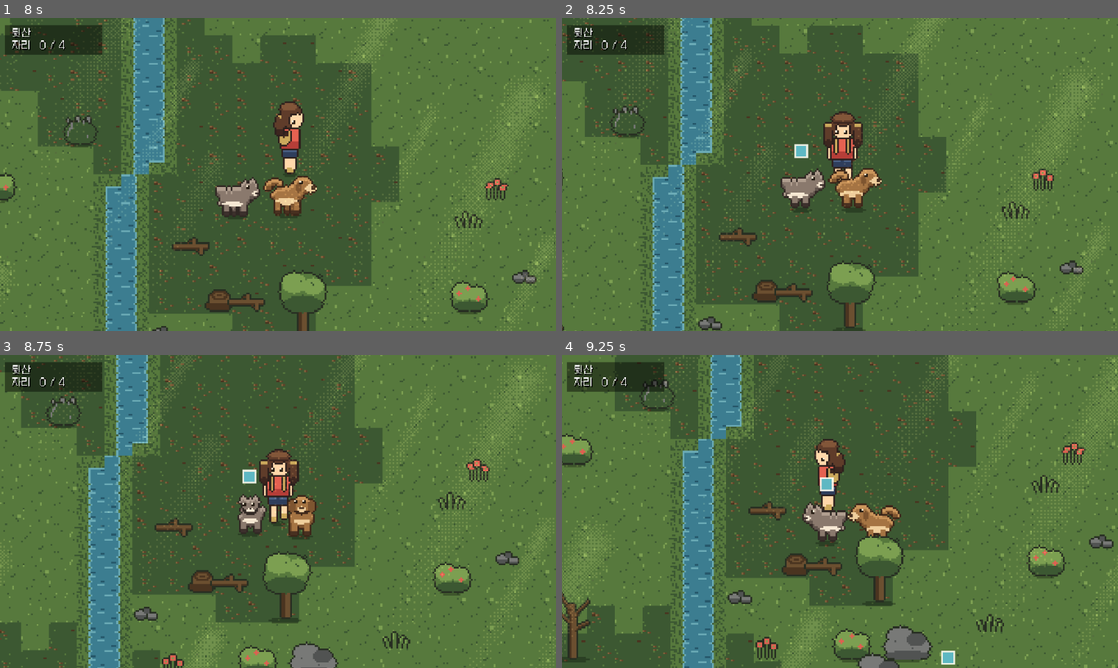
Above: before the commit, frames 1-4 (two rows, left to right).
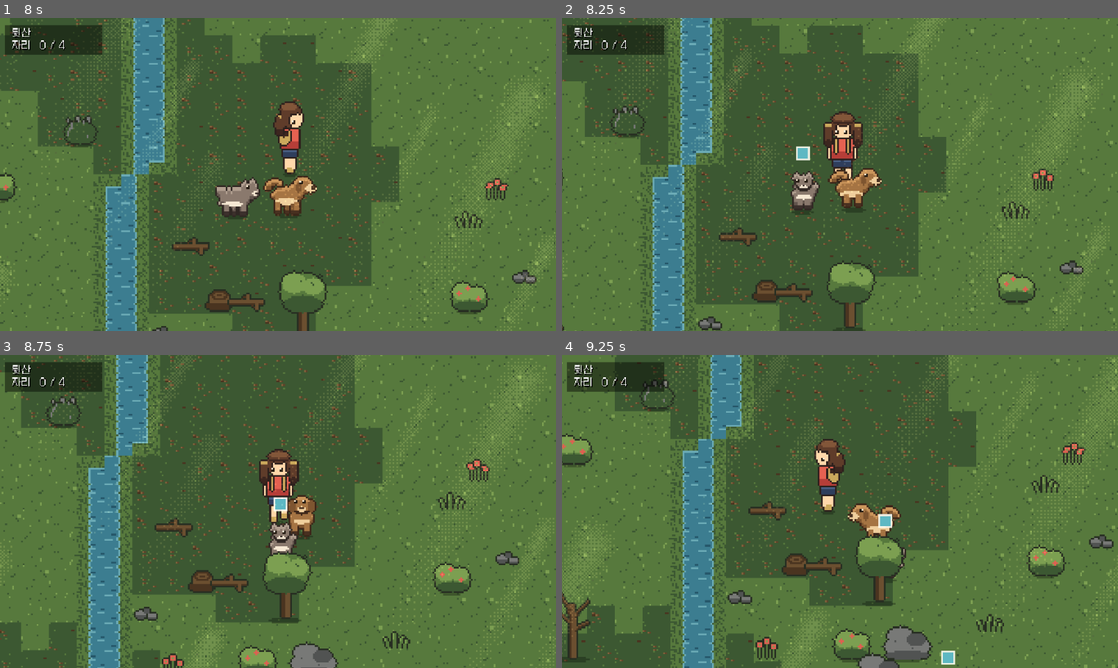
Above: after the commit, the same moments.

Repository: MarcLJLee/everden
Game: Godot game, scene res://scenes/field/Field.tscn
Same seed, same stepped clock (60 frames per second), same inputs: the game is played once before the commit and once after it. This scene is started directly instead of the project's main scene.
Inputs (mouse positions are in pixels of both pictures, inside the frame that each line leads up to):
- Up to frame 1 (8 s): tap Enter (open_menu) at 0.5 s; move the mouse to (400, 158) at 0.52 s; hold D (move_right) 0.53-1.28 s; hold Space (interact) 0.53-1.28 s; click (400, 158) at 0.67 s; move the mouse to (166, 190) at 1.27 s; hold S (move_down) 1.28-2.03 s; tap Space (interact) every 1.5 s from 1.35 to 7.35 s; move the mouse to (333, 105) at 2.02 s; hold D (move_right) 2.03-2.78 s; hold Space (interact) 2.03-2.78 s; move the mouse to (250, 237) at 2.77 s; hold W (move_up) 2.78-3.53 s; click (250, 237) at 2.92 s; move the mouse to (444, 221) at 3.52 s; hold Space (interact) 3.53-4.28 s; hold A (move_left) 3.53-5.03 s; move the mouse to (111, 127) at 4.27 s; move the mouse to (305, 174) at 5.02 s; hold S (move_down) 5.03-5.78 s; hold Space (interact) 5.03-5.78 s; click (305, 174) at 5.17 s; move the mouse to (194, 96) at 5.77 s; hold D (move_right) 5.78-6.53 s; move the mouse to (400, 158) at 6.52 s; hold W (move_up) 6.53-7.28 s; hold Space (interact) 6.53-7.28 s; move the mouse to (166, 190) at 7.27 s; hold D (move_right) from 7.28 s (still down); click (166, 190) at 7.42 s
- Up to frame 2 (8.25 s): move the mouse to (895, 105) at 8.02 s; release D (move_right) at 8.03 s; hold S (move_down) from 8.03 s (still down); hold Space (interact) from 8.03 s (still down)
- Up to frame 3 (8.75 s): keep holding S (move_down); keep holding Space (interact)
- Up to frame 4 (9.25 s): move the mouse to (812, 574) at 8.77 s; release S (move_down) at 8.78 s; release Space (interact) at 8.78 s; hold A (move_left) from 8.78 s (still down); tap Space (interact) at 8.85 s

Frame 1 is identical in both runs. In frame 2, 0.7% of the frame differs, in the area x 39-48%, y 40-63%; in frame 3, 1.1%, in the area x 42-54%, y 36-64%; in frame 4, 0.9%.

Commit message:
유도의 방향을 동료의 몸이 말한다 (BRIEF §4.5 ★ v3.16)
화면 가장자리 화살표를 그리지 않는다 — 그건 게임이 알려주는 것이지 세계의
사건이 아니다. 동료가 잡은 쪽으로 앞장서고 거기서 꼬리를 흔든다. 그걸 보고
아이가 따라간다. 방향에 안 쓴 예산이 이 모션으로 왔다.

동료마다 자기가 잡은 것을 안다 — 개는 저쪽 너구리를, 고양이는 이쪽 청설모를
잡고 있을 수 있다. 종을 보지 않는다: 고양이도 같은 방식으로 간다.

줄에 매인 것처럼 굴게 했다. 안 그러면 혼자 화면 밖으로 달려가고 그건 유도가
아니라 이별이다. 줄 끝에서 딱 붙여 세운다 — 지나쳤다 돌아오기를 반복하면
특징 동작이 아예 안 나온다(서 있을 때만 재생된다).

회귀가 두 번 깜빡였다. 하나는 움직인 결과를 재서 앞선 판정의 걸음이 섞였고,
하나는 감각이 겨우 닿는 거리에 대상을 둬서 날씨에 흔들렸다. 목표를 직접 재고
조건을 못 박았다. 378개, 5회 연속 동일.

Diff:
--- a/scripts/field/Field.gd
+++ b/scripts/field/Field.gd
@@ -290,21 +290,50 @@
 	return out
 
 
-func _follow_player(_delta: float) -> void:
+## 동료는 평소에 따라오고, **무언가를 잡으면 그쪽으로 앞장선다.**
+##
+## ★ **유도의 방향은 몸이 말한다** (BRIEF §4.5 ★ v3.16). 화면 가장자리 화살표를
+##   그리지 않는다 — 그건 게임이 알려주는 것이지 세계의 사건이 아니다.
+##   개가 그쪽으로 당기는 것을 보고 아이가 따라가는 것, 그게 유도다.
+## ★ 도착하면 **거기서 꼬리를 흔든다** — 특징 동작은 서 있을 때만 나온다.
+##   걸어가는 동안 흔들면 그건 이동이지 "여기야" 가 아니다.
+## ★ **줄에 매인 것처럼 굴어야 한다.** 앞장서되 플레이어에게서 `lead_leash` 만큼만
+##   멀어진다. 그 끝에서 멈춰 돌아본다 — 아이가 따라오면 그만큼 더 간다.
+##   안 그러면 개가 혼자 화면 밖으로 달려가고, 그건 유도가 아니라 이별이다.
+func _follow_player(delta: float) -> void:
 	var active := _active_companions()
+	var leash := tuning.lead_leash * tuning.tile_size
 	for index in active.size():
 		var companion: Actor = active[index]
 		var lateral := tuning.tile_size * 0.9 * (1.0 if index % 2 == 0 else -1.0)
 		var goal := player.position + Vector2(lateral, tuning.follow_distance * tuning.tile_size)
+		goal = lead_goal(companion, goal)
 		var to_goal := goal - companion.position
 		var distance := to_goal.length()
-		if distance < 4.0:
+		companion.speed_tiles = minf(
+			tuning.move_speed * tuning.companion_speed_scale,
+			distance / tuning.tile_size * 2.5)
+		# ⚠️ 한 걸음 안쪽이면 **딱 붙여 세운다.** 지나쳤다 돌아오기를 반복하면
+		#    줄 끝에서 부르르 떨고, 멈춰야 나오는 **꼬리 흔들기가 안 나온다**
+		#    (특징 동작은 서 있을 때만 재생된다).
+		var step := companion.speed_tiles * companion.move_scale * tuning.tile_size * delta
+		if distance <= maxf(step, 2.0):
+			companion.position = goal
 			companion.move_vector = Vector2.ZERO
 		else:
 			companion.move_vector = to_goal.normalized()
-			companion.speed_tiles = minf(
-				tuning.move_speed * tuning.companion_speed_scale,
-				distance / tuning.tile_size * 2.5)
+
+
+## 이 동료가 가려는 자리. 잡은 게 있으면 **그쪽으로, 줄 길이까지만.**
+## ⚠️ 따로 뺀 이유는 회귀가 이걸 직접 재기 위해서다 — 움직인 결과를 재면
+##    다른 판정이 남긴 걸음이 섞여 들어와 값이 깜빡인다.
+func lead_goal(companion: Actor, resting: Vector2) -> Vector2:
+	var hit: GuideSystem.Hit = guide.leads.get(companion)
+	if hit == null:
+		return resting
+	var toward: Vector2 = hit.animal.position - player.position
+	var far: float = minf(toward.length(), tuning.lead_leash * tuning.tile_size)
+	return player.position + toward.normalized() * far
 
 
 func _sync_companion_visibility() -> void:
--- a/scripts/field/GuideSystem.gd
+++ b/scripts/field/GuideSystem.gd
@@ -15,6 +15,12 @@
 ## 이번 프레임에 어떤 대상이 어떤 감각으로 잡혔는가. 대상 → {senses, clue}
 ## 유도 아이콘은 가장 가까운 하나만 쓰지만, 무엇이 보이는지는 전부를 봐야 정해진다.
 var detections := {}
+
+## 동료마다 지금 무엇을 잡고 있는가. 동료 → Hit.
+## ★ **유도의 방향은 동료의 몸이 말한다** (BRIEF §4.5 ★ v3.16) — 화살표가 아니라.
+##   그러려면 동료마다 자기가 잡은 것을 알아야 한다. 최단거리 하나로는 못 한다:
+##   개는 저쪽 너구리를, 고양이는 이쪽 청설모를 잡고 있을 수 있다.
+var leads := {}
 
 var _schema: TagSchema = null
 var _tuning: FieldTuning = null
@@ -63,6 +69,7 @@
 ## 돌려준 것이 화면 가장자리 화살표와 밸런싱 지표에 쓰인다.
 func update(companions: Array, animals: Array) -> Hit:
 	detections.clear()
+	leads.clear()
 	var best: Hit = null
 	for companion in companions:
 		var hit := _nearest_for(companion, animals)
@@ -71,6 +78,7 @@
 			companion.hide_sense_icon()
 			companion.look_direction = Vector2.ZERO
 			continue
+		leads[companion] = hit
 		companion.show_sense_icon(hit.sense, _schema.sense_icon(hit.sense))
 		companion.look_direction = hit.animal.position - companion.position
 		if best == null or hit.distance < best.distance:
--- a/scripts/tuning/FieldTuning.gd
+++ b/scripts/tuning/FieldTuning.gd
@@ -50,6 +50,10 @@
 ## 집에 있는 자리. **필드에서도 이게 보인다** — 몇 아이를 더 데려올 수 있는지가
 ## 나가서도 보여야 "오늘은 여기까지" 를 아이가 스스로 안다 (BRIEF §3.4).
 @export var home_seats: int = 4
+## 무언가를 잡은 동료가 플레이어에게서 얼마나 앞서 나가는가(타일).
+## ★ **줄에 매인 것처럼** 굴어야 한다 — 이 길이가 곧 "당긴다" 는 느낌의 크기다.
+##   길면 개가 혼자 화면 밖으로 달려가고, 그건 유도가 아니라 이별이다.
+@export var lead_leash: float = 3.2
 @export var interact_radius: float = 1.5
 ## 교감을 이어가려면 이 거리 안에 있어야 한다. **벗어나면 멈출 뿐 줄지 않는다** —
 ## 되돌릴 수 없는 실패를 만들지 않는다(원칙 2). 시작 반경보다 조금 넉넉해야
--- a/tools/smoke_test.gd
+++ b/tools/smoke_test.gd
@@ -7,7 +7,7 @@
 extends SceneTree
 
 ## 이 아래로 떨어지면 어딘가에서 판정이 조용히 끊긴 것이다.
-const FLOOR := 360
+const FLOOR := 372
 
 var _pass := 0
 var _fail := 0
@@ -1671,6 +1671,105 @@
 	half.add("squirrel")
 	_check("초대는 그 자리에서 남는다", half.collection.size() == before_count + 1)
 
+	# ★ **유도의 방향은 몸이 말한다** (BRIEF §4.5 ★ v3.16 · 사용자 지적).
+	#   화면 가장자리 화살표를 그리지 않는다 — 그건 게임이 알려주는 것이지
+	#   세계의 사건이 아니다. 개가 그쪽으로 당기는 것을 보고 아이가 따라간다.
+	# ⚠️ Field 의 `_process` 도 같은 일을 한다 — 켜둔 채로 여기서 또 부르면
+	#    동료가 한 프레임에 **두 번** 움직여서 줄 길이를 넘는다. 잠시 끄고 직접 몬다.
+	field.set_process(false)
+	# ⚠️ 앞선 판정이 남긴 걸음을 지운다 — 플레이어가 계속 걸어가면 목표가 움직여서
+	#    동료가 줄 길이를 넘은 것처럼 보인다.
+	field.player.move_vector = Vector2.ZERO
+	# ⚠️ **조건을 못 박는다.** 감각 반경은 날씨·시간대·지형이 다 같이 정한다 —
+	#    안 박아두면 이 판정이 그날 날씨에 따라 깜빡인다 (실제로 그랬다).
+	var clear_sky := {"cloud": 0.1, "fog": 0.0, "rain": 0.0, "snow": 0.0, "wind": 0.2}
+	field.weather.axes = clear_sky.duplicate()
+	field.weather.target = clear_sky.duplicate()
+	field.guide.set_weather_axes(clear_sky)
+	field._apply_daypart("낮")
+	var lead_dog: Actor = _find_companion(field, "dog")
+	var lead_cat: Actor = _find_companion(field, "cat")
+	var smelly_one := _find_animal(field, "raccoon_dog")
+	field.player.position = _find_terrain_point(field, "초원")
+	lead_dog.position = field.player.position
+	lead_cat.position = field.player.position
+	var leash: float = field.tuning.lead_leash * field.tuning.tile_size
+	var ahead := 0.0
+	var toward := 0.0
+	for step in 240:
+		# 날씨가 바뀌면 출현이 다시 정해진다 — 이 판정은 그걸 재는 게 아니므로 붙들어 둔다
+		smelly_one.present = true
+		# ⚠️ 감각이 겨우 닿는 거리에 두지 않는다 — 비가 오면 코가 짧아져서
+		#    판정이 날씨에 따라 깜빡인다. 넉넉히 안쪽에 둔다.
+		# ⚠️ **감각이 겨우 닿는 거리에 두지 않는다.** 150px 에 뒀더니 네 판에 한 번
+		#    감지가 안 잡혀 판정이 깜빡였다 — 어떤 감각으로도 확실히 닿는 자리에 둔다.
+		smelly_one.position = field.player.position + Vector2(60, 0)
+		field.guide.set_weather_axes(clear_sky)
+		field._follow_player(1.0 / 60.0)
+		field.guide.update(field._active_companions(), field.sim.present_animals())
+		await process_frame
+		ahead = maxf(ahead, lead_dog.position.distance_to(field.player.position))
+		toward = maxf(toward, (lead_dog.position - field.player.position)
+			.dot((smelly_one.position - field.player.position).normalized()))
+	_check("동료가 잡은 쪽으로 앞장선다", toward > leash * 0.6,
+		"대상 쪽으로 %.0fpx (줄 %.0fpx)" % [toward, leash])
+	_check("잡은 것이 있어야 이 판정이 뜻을 갖는다", field.guide.leads.has(lead_dog))
+	# ⚠️ **줄에 매인 것처럼.** 안 그러면 개가 혼자 화면 밖으로 달려가고,
+	#    그건 유도가 아니라 이별이다.
+	# ⚠️ **움직인 결과가 아니라 목표를 잰다.** 위치를 재면 앞선 판정이 남긴 걸음이
+	#    섞여 들어와 값이 깜빡인다 — 실제로 61~81px 사이에서 오갔다.
+	var worst_goal := 0.0
+	for companion in field._active_companions():
+		var mark: Vector2 = field.lead_goal(companion, field.player.position)
+		worst_goal = maxf(worst_goal, mark.distance_to(field.player.position))
+	_check("줄 길이를 넘지 않는다", worst_goal <= leash + 0.5,
+		"목표가 %.0fpx (줄 %.0fpx)" % [worst_goal, leash])
+	_check("앞장서긴 한다", ahead > 8.0, "앞선 거리 %.0fpx" % ahead)
+	_check("동료마다 자기가 잡은 것을 안다", field.guide.leads.has(lead_dog))
+
+	# 도착하면 거기서 꼬리를 흔든다 — 특징 동작은 **서 있을 때만** 나온다
+	_check("도착해서 흔든다 — 걸어가면서가 아니라",
+		lead_dog.play_special and lead_dog.move_vector == Vector2.ZERO,
+		"흔듦 %s · 움직임 %s" % [lead_dog.play_special, lead_dog.move_vector])
+
+	# ★ **종을 보지 않는다.** 고양이도 자기가 잡은 쪽으로 가서 거기서 액션을 한다.
+	#   유도는 동료의 감각이 만드는 것이지 그 동료가 개라서가 아니다 (원칙 4).
+	var seeing := _find_animal(field, "squirrel")
+	for step in 200:
+		seeing.present = true
+		seeing.position = field.player.position + Vector2(0, -60)
+		field.guide.set_weather_axes(clear_sky)
+		field._follow_player(1.0 / 60.0)
+		field.guide.update(field._active_companions(), field.sim.present_animals())
+		await process_frame
+	if field.guide.leads.has(lead_cat):
+		var cat_way: Vector2 = lead_cat.position - field.player.position
+		var wanted: Vector2 = (field.guide.leads[lead_cat].animal.position
+			- field.player.position).normalized()
+		_check("고양이도 자기가 잡은 쪽으로 간다", cat_way.dot(wanted) > leash * 0.5,
+			"%.0fpx" % cat_way.dot(wanted))
+		_check("고양이도 거기서 액션을 한다", lead_cat.play_special)
+		_check("액션 그림이 종마다 있다",
+			SpriteLibrary.has_art(lead_cat.species_id))
+
+	# 잡은 게 없으면 제자리로 돌아온다 — 늘 앞서 있으면 그게 유도로 안 읽힌다
+	var was_present := {}
+	for animal in field.sim.animals:
+		was_present[animal] = animal.present
+		animal.present = false
+	for step in 240:
+		field._follow_player(1.0 / 60.0)
+		field.guide.update(field._active_companions(), field.sim.present_animals())
+		await process_frame
+	_check("잡은 게 없으면 곁으로 돌아온다",
+		lead_dog.position.distance_to(field.player.position)
+			< field.tuning.follow_distance * field.tuning.tile_size + 24.0,
+		"%.0fpx" % lead_dog.position.distance_to(field.player.position))
+	_check("곁에 있을 때는 안 흔든다", not lead_dog.play_special)
+	for animal in was_present:
+		animal.present = bool(was_present[animal])
+	field.set_process(true)
+
 	# ★ 실제 날씨는 튀지 않는다 — 지금과 가까운 상태로만 옮겨간다 (사용자 지적)
 	var walker := WeatherSystem.new()
 	walker.setup(schema, RandomNumberGenerator.new(), {"초원": 2000, "숲": 600})
--- a/tuning/field_tuning.tres
+++ b/tuning/field_tuning.tres
@@ -20,6 +20,8 @@
 reveal_radius = 3.0
 guide_radius = 10.0
 activation_radius = 8.0
+lead_leash = 3.2
+home_seats = 4
 interact_radius = 1.5
 hold_radius = 2.6
 base_gauge_time = 3.0
Not shown, changed: RUN.md
